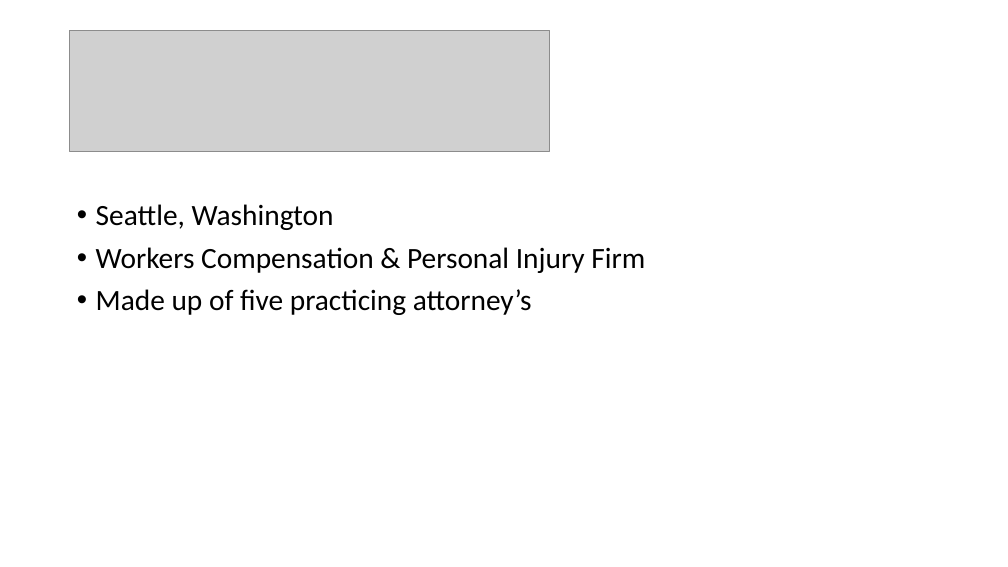
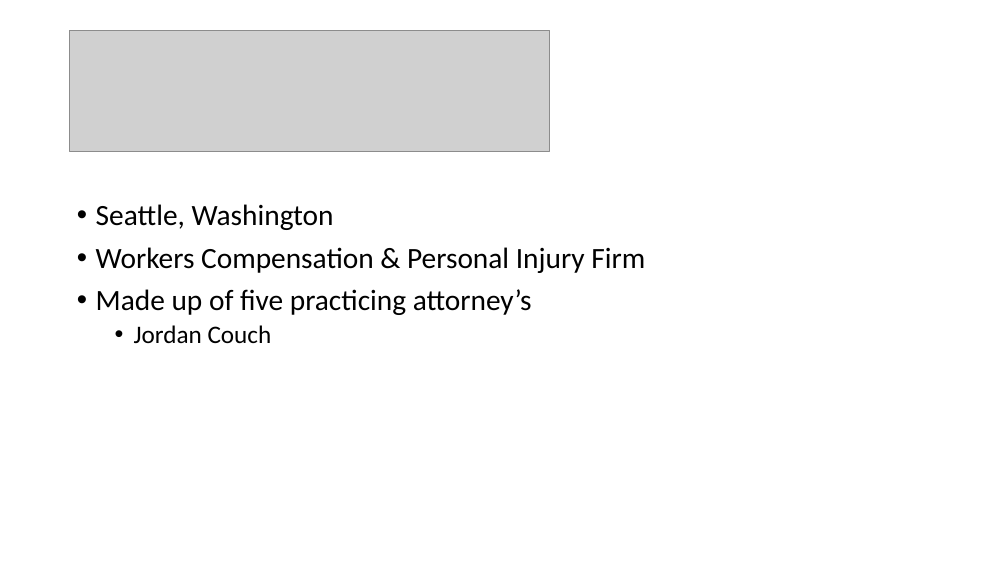
Before and after one commit to colarusso/codingthelaw, a slide deck: slide 2 of Fall_2017/work/edumore/Final Project PPT.pptx. Drawn at 1008x567 pixels with LibreOffice and Linux fonts; fonts in the diff are those of the drawing; grey boxes stand for pictures. Boxes give left, top, right and bottom in pixels: in the first picture for what was removed or moved away, otherwise in the second. Text is boxed around its words. In the diff, an @@ line names an element or a change of style, - is before the commit and + after.

```diff
--- a/Fall_2017/work/edumore/Final Project PPT.pptx
+++ b/Fall_2017/work/edumore/Final Project PPT.pptx
@@ text at [134,325,272,344]: paragraph added @@
+  • Jordan Couch
```
Also in this commit, not shown: 1 other slide changed, 3 other files.
